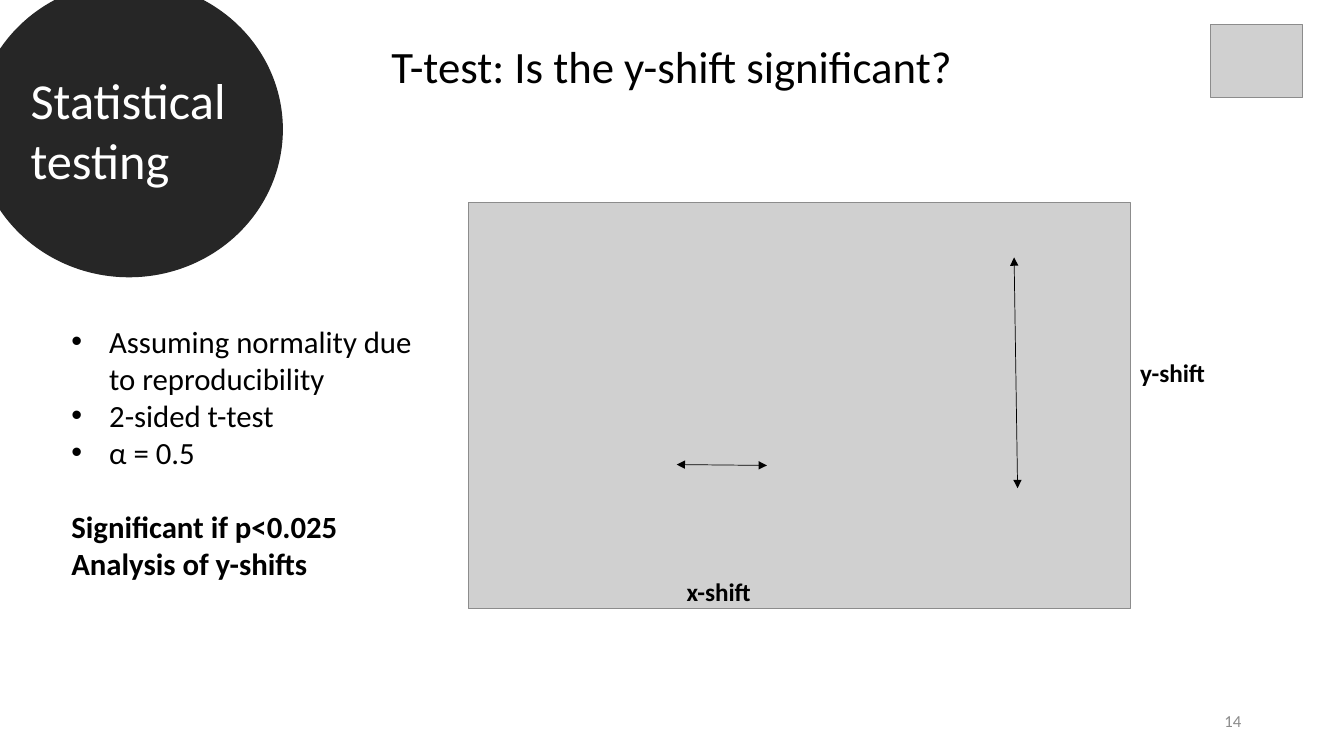
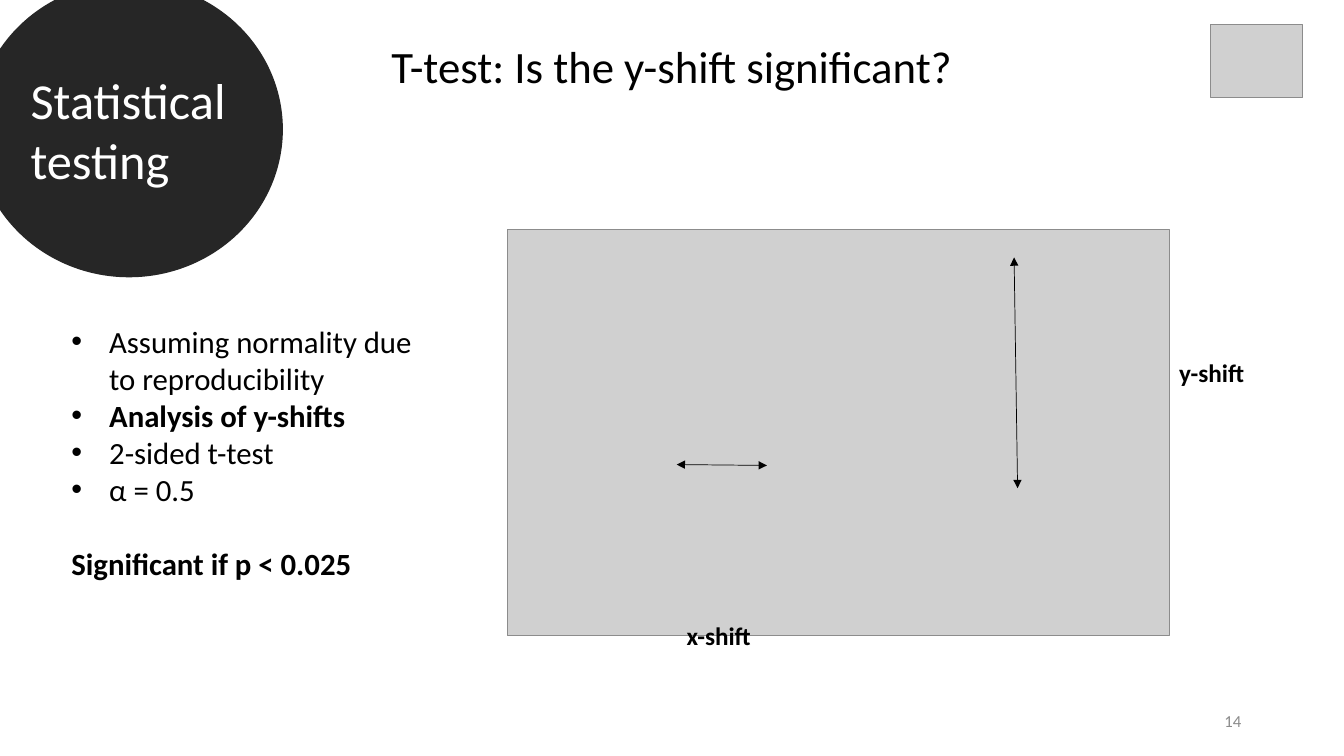
Before and after one commit to datascience-mobi-2022/2022-topic-03-team-05, a slide deck: slide 14 of Final presentation outline & temporary draft.pptx. Drawn at 1344x756 pixels with LibreOffice and Linux fonts; fonts in the diff are those of the drawing; grey boxes stand for pictures. Boxes give left, top, right and bottom in pixels: in the first picture for what was removed or moved away, otherwise in the second. Text is boxed around its words. In the diff, an @@ line names an element or a change of style, - is before the commit and + after.

```diff
--- a/Final presentation outline & temporary draft.pptx
+++ b/Final presentation outline & temporary draft.pptx
@@ picture: place and size @@
-picture at <box>468,203,1130,609</box>
+picture at <box>507,229,1170,635</box>
@@ text "y-shift": place and size @@
-text "y-shift" at <box>1140,364,1205,386</box>
+text "y-shift" at <box>1179,364,1244,386</box>
@@ text at <box>109,405,345,432</box>: paragraph added @@
+• Analysis of y-shifts
@@ text at <box>71,553,352,581</box>: text changed @@
-Significant if p<0.025
-Analysis of y-shifts
+Significant if p < 0.025
@@ text "x-shift" rewrapped from <box>687,583,751,601</box> to <box>687,627,751,651</box> @@
```
Also in this commit, not shown: 4 other slides changed.
